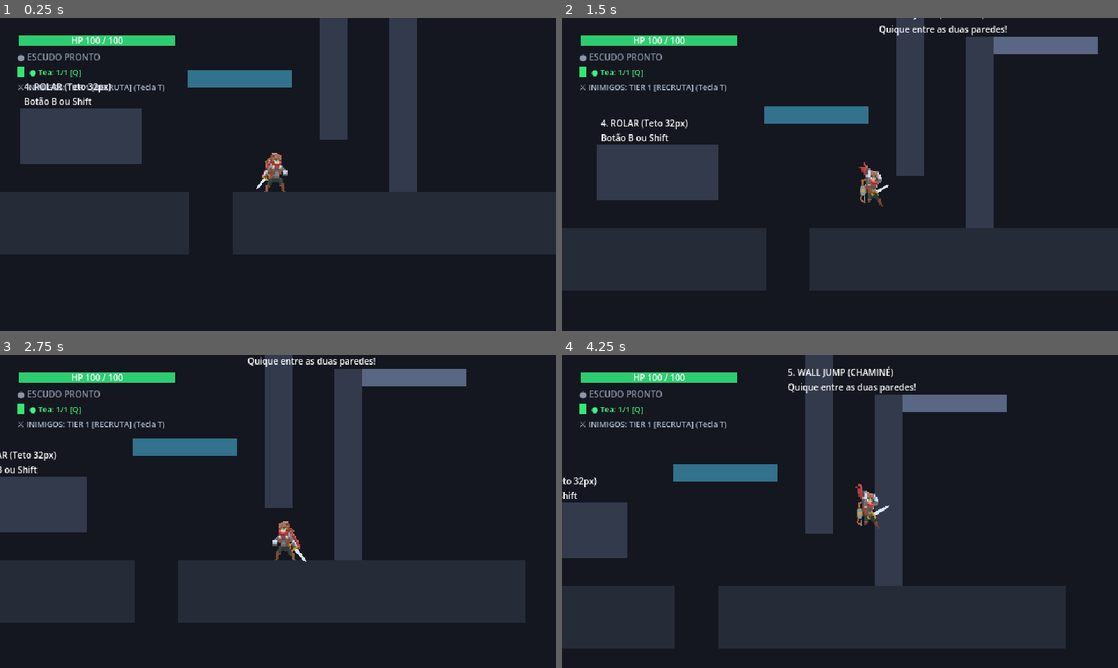
Above: before the commit, frames 1-4 (two rows, left to right).
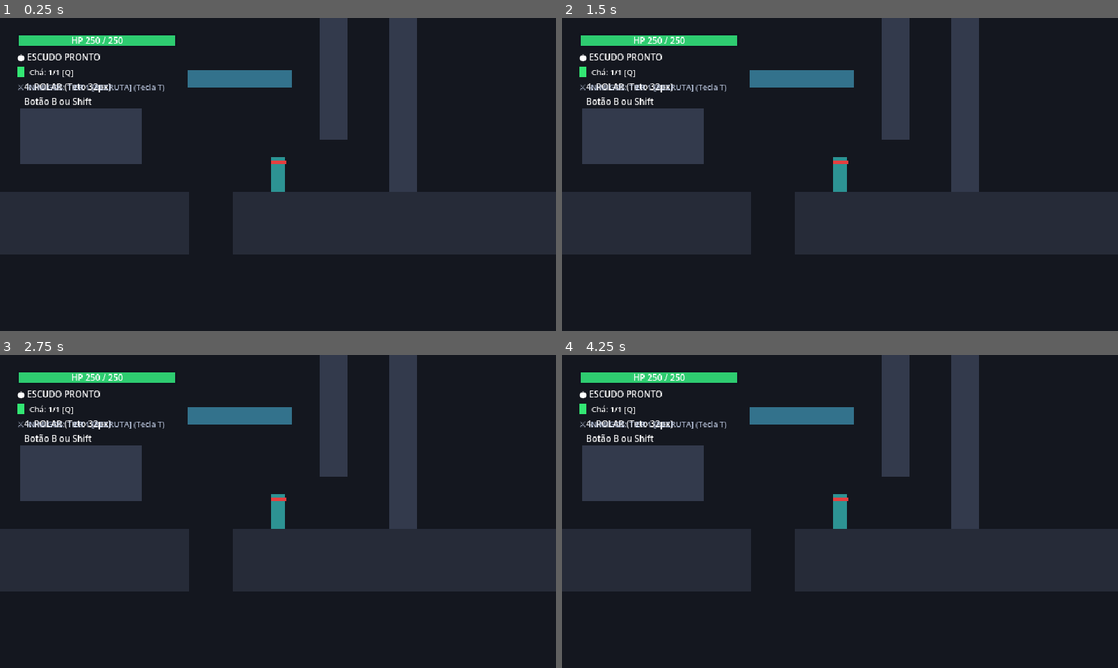
Above: after the commit, the same moments.

Repository: Theadrill/Godot-Roguelike-Prototype
Game: Godot game, scene res://src/world/movement_gym.tscn
Two runs of this game, one before a commit and one after it. Both use one fixed random seed, a clock stepped at 60 frames per second and the inputs below.
Inputs (mouse positions are in pixels of both pictures, inside the frame that each line leads up to):
- Up to frame 1 (0.25 s): no input
- Up to frame 2 (1.5 s): tap A (move_left) at 0.5, 1.25 s; move the mouse to (962, 158) at 0.52 s; hold Shift (roll) 0.53-1.28 s; hold D (move_right) from 0.53 s (still down); click (962, 158) at 0.67 s; tap Space (jump) at 0.77, 0.8, 1.07, 1.35 s; move the mouse to (728, 190) at 1.27 s
- Up to frame 3 (2.75 s): tap Space (jump) at 1.52, 1.82, 2.3 s; tap Shift (roll) at 1.55 s; tap A (move_left) at 2 s; move the mouse to (333, 442) at 2.02 s; release D (move_right) at 2.03 s; press the mouse at (333, 442) at 2.03 s; hold A (move_left) from 2.03 s (still down)
- Up to frame 4 (4.25 s): move the mouse to (812, 574) at 2.77 s; release A (move_left) at 2.78 s; release the mouse at (812, 574) at 2.78 s; hold D (move_right) from 2.78 s (still down); right-click (812, 574) at 2.85 s; click (812, 574) at 2.92 s; tap Space (jump) at 3.02, 3.32 s; tap Shift (roll) at 3.05 s; tap A (move_left) at 3.5 s; move the mouse to (1006, 558) at 3.52 s; hold Space (jump) from 3.53 s (still down); tap Q (heal) at 3.6 s

The runs differ from the first frame. In frame 1, 0.8% of the frame differs, in the area x 3-52%, y 6-56%; in frame 2, 35%; in frame 3, 36%; in frame 4, 47%, in the area x 0-100%, y 0-94%.
Error after the commit: Parse Error: Could not resolve external class member "get_socket_profile". (res://src/entities/player/player.gd:280)

Commit message:
feat(tools): adiciona corner_climb na ferramenta de calibracao de sockets de armas

Diff:
--- a/src/entities/equipment/socket_profiles/weapon_socket_profile.gd
+++ b/src/entities/equipment/socket_profiles/weapon_socket_profile.gd
@@ -288,6 +288,36 @@
 @export_range(-360.0, 360.0, 0.5, "suffix:°") var double_jump_3_rot: float = -35.0
 ## [DoubleJump - Frame 3] Visibilidade da arma (true = visível na mão, false = oculta).
 @export var double_jump_3_visible: bool = true
+
+@export_group("WallCling (1 frame)")
+@export var wall_cling_0_pos: Vector2 = Vector2(6, -20)
+@export_range(-360.0, 360.0, 0.5, "suffix:°") var wall_cling_0_rot: float = -35.0
+@export var wall_cling_0_visible: bool = true
+
+@export_group("WallSlide (2 frames)")
+@export var wall_slide_0_pos: Vector2 = Vector2(6, -20)
+@export_range(-360.0, 360.0, 0.5, "suffix:°") var wall_slide_0_rot: float = -35.0
+@export var wall_slide_0_visible: bool = true
+@export var wall_slide_1_pos: Vector2 = Vector2(6, -20)
+@export_range(-360.0, 360.0, 0.5, "suffix:°") var wall_slide_1_rot: float = -35.0
+@export var wall_slide_1_visible: bool = true
+
+@export_group("CornerClimb (5 frames)")
+@export var corner_climb_0_pos: Vector2 = Vector2(6, -20)
+@export_range(-360.0, 360.0, 0.5, "suffix:°") var corner_climb_0_rot: float = -35.0
+@export var corner_climb_0_visible: bool = true
+@export var corner_climb_1_pos: Vector2 = Vector2(6, -20)
+@export_range(-360.0, 360.0, 0.5, "suffix:°") var corner_climb_1_rot: float = -35.0
+@export var corner_climb_1_visible: bool = true
+@export var corner_climb_2_pos: Vector2 = Vector2(6, -20)
+@export_range(-360.0, 360.0, 0.5, "suffix:°") var corner_climb_2_rot: float = -35.0
+@export var corner_climb_2_visible: bool = true
+@export var corner_climb_3_pos: Vector2 = Vector2(6, -20)
+@export_range(-360.0, 360.0, 0.5, "suffix:°") var corner_climb_3_rot: float = -35.0
+@export var corner_climb_3_visible: bool = true
+@export var corner_climb_4_pos: Vector2 = Vector2(6, -20)
+@export_range(-360.0, 360.0, 0.5, "suffix:°") var corner_climb_4_rot: float = -35.0
+@export var corner_climb_4_visible: bool = true
 
 @export_group("Costas (Configuração Base & Frames)")
 ## Posição padrão da arma nas costas quando o frame específico não foi calibrado.
@@ -332,6 +362,15 @@
 			"flip_h": f_h,
 			"flip_v": f_v
 		}
+	if custom_hand_data.has("pos"):
+		return {
+			"pos": custom_hand_data.get("pos", Vector2(6, -20)),
+			"rot": custom_hand_data.get("rot", -35.0),
+			"visible": custom_hand_data.get("visible", true),
+			"z_index": z_val,
+			"flip_h": f_h,
+			"flip_v": f_v
+		}
 	return {"pos": Vector2(6, -20), "rot": -35.0, "visible": true, "z_index": z_val, "flip_h": f_h, "flip_v": f_v}
 
 func set_hand_z_index(anim_name: StringName, frame_idx: int, z_idx: int) -> void:
@@ -342,7 +381,21 @@
 		hand_frames[key] = {}
 	hand_frames[key]["z_index"] = z_idx
 
-func set_hand_custom_data(anim_name: StringName, frame_idx: int, z_idx: int, flip_h: bool = false, flip_v: bool = false) -> void:
+func set_hand_custom_data(anim_name: StringName, frame_idx: int, z_idx: int, flip_h: bool = false, flip_v: bool = false, pos: Variant = null, rot: Variant = null, vis: Variant = null) -> void:
+	var key := "%s_%d" % [anim_name, frame_idx]
+	if not (hand_frames is Dictionary):
+		hand_frames = {}
+	if not hand_frames.has(key):
+		hand_frames[key] = {}
+	hand_frames[key]["z_index"] = z_idx
+	hand_frames[key]["flip_h"] = flip_h
+	hand_frames[key]["flip_v"] = flip_v
+	if pos != null:
+		hand_frames[key]["pos"] = pos
+	if rot != null:
+		hand_frames[key]["rot"] = rot
+	if vis != null:
+		hand_frames[key]["visible"] = vis
 	var key := "%s_%d" % [anim_name, frame_idx]
 	if not (hand_frames is Dictionary):
 		hand_frames = {}
--- a/src/tools/weapon_socket_calibrator.gd
+++ b/src/tools/weapon_socket_calibrator.gd
@@ -40,6 +40,7 @@
 	"double_jump": 4,
 	"wall_cling": 1,
 	"wall_slide": 2,
+	"corner_climb": 5,
 }
 
 @export_group("1. O que você quer calibrar?")
@@ -67,7 +68,7 @@
 
 @export_group("2. Animação & Frame")
 ## Escolha a animação do aventureiro para visualizar e calibrar.
-@export_enum("idle", "run", "jump", "crouch", "fall", "fall_from_jump", "slide", "roll", "double_jump", "wall_cling", "wall_slide") var selected_animation: String = "idle":
+@export_enum("idle", "run", "jump", "crouch", "fall", "fall_from_jump", "slide", "roll", "double_jump", "wall_cling", "wall_slide", "corner_climb") var selected_animation: String = "idle":
 	set(value):
 		selected_animation = value
 		_on_configuration_changed()
@@ -317,6 +318,10 @@
 	if sprite.sprite_frames and sprite.sprite_frames.has_animation(selected_animation):
 		sprite.animation = selected_animation
 		sprite.frame = current_frame
+		if selected_animation == "corner_climb":
+			sprite.position = Vector2(-6.5, 4.0)
+		else:
+			sprite.position = Vector2(-2, -29)
 
 	var hand_w := _get_node_safe("Visual/MainHandSocket") as Marker2D
 	var hand_s := _get_node_safe("Visual/OffHandSocket") as Marker2D
@@ -431,7 +436,7 @@
 		_weapon_profile_resource.set("%s_%d_rot" % [selected_animation, current_frame], socket_rotation)
 		_weapon_profile_resource.set("%s_%d_visible" % [selected_animation, current_frame], item_visible_in_frame)
 		if _weapon_profile_resource.has_method("set_hand_custom_data"):
-			_weapon_profile_resource.set_hand_custom_data(selected_animation, current_frame, socket_z_index, socket_flip_h, socket_flip_v)
+			_weapon_profile_resource.set_hand_custom_data(selected_animation, current_frame, socket_z_index, socket_flip_h, socket_flip_v, socket_position, socket_rotation, item_visible_in_frame)
 		elif _weapon_profile_resource.has_method("set_hand_z_index"):
 			_weapon_profile_resource.set_hand_z_index(selected_animation, current_frame, socket_z_index)
 		var err := ResourceSaver.save(_weapon_profile_resource, "res://src/entities/equipment/socket_profiles/%s.tres" % selected_weapon)
@@ -453,7 +458,7 @@
 		_shield_profile_resource.set("%s_%d_rot" % [selected_animation, current_frame], socket_rotation)
 		_shield_profile_resource.set("%s_%d_visible" % [selected_animation, current_frame], item_visible_in_frame)
 		if _shield_profile_resource.has_method("set_hand_custom_data"):
-			_shield_profile_resource.set_hand_custom_data(selected_animation, current_frame, socket_z_index, socket_flip_h, socket_flip_v)
+			_shield_profile_resource.set_hand_custom_data(selected_animation, current_frame, socket_z_index, socket_flip_h, socket_flip_v, socket_position, socket_rotation, item_visible_in_frame)
 		elif _shield_profile_resource.has_method("set_hand_z_index"):
 			_shield_profile_resource.set_hand_z_index(selected_animation, current_frame, socket_z_index)
 		var err := ResourceSaver.save(_shield_profile_resource, "res://src/entities/equipment/socket_profiles/%s.tres" % selected_shield)
@@ -483,7 +488,7 @@
 			prof.set("%s_%d_rot" % [selected_animation, f], socket_rotation)
 			prof.set("%s_%d_visible" % [selected_animation, f], item_visible_in_frame)
 			if prof.has_method("set_hand_custom_data"):
-				prof.set_hand_custom_data(selected_animation, f, socket_z_index, socket_flip_h, socket_flip_v)
+				prof.set_hand_custom_data(selected_animation, f, socket_z_index, socket_flip_h, socket_flip_v, socket_position, socket_rotation, item_visible_in_frame)
 			elif prof.has_method("set_hand_z_index"):
 				prof.set_hand_z_index(selected_animation, f, socket_z_index)
 	else:
